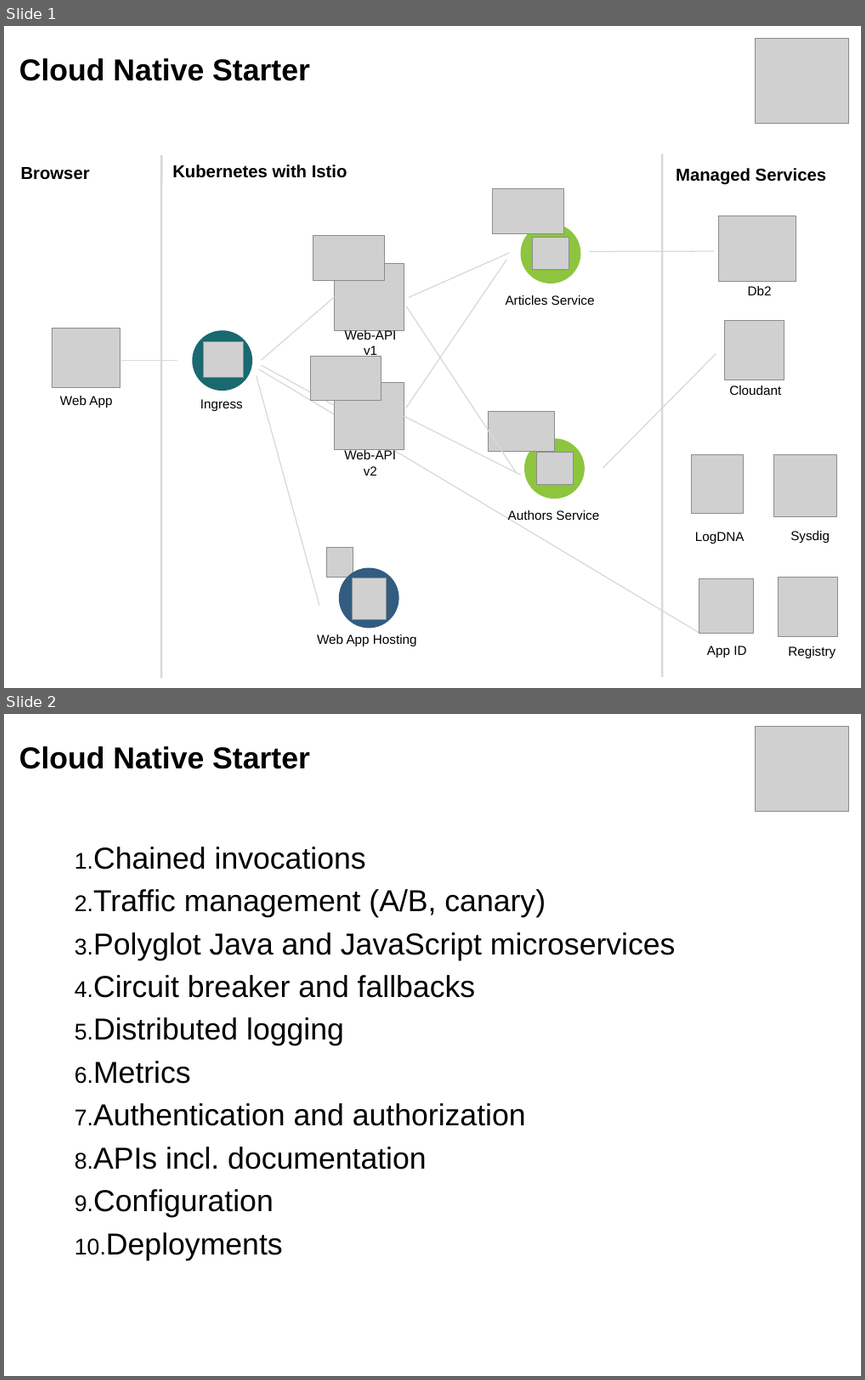
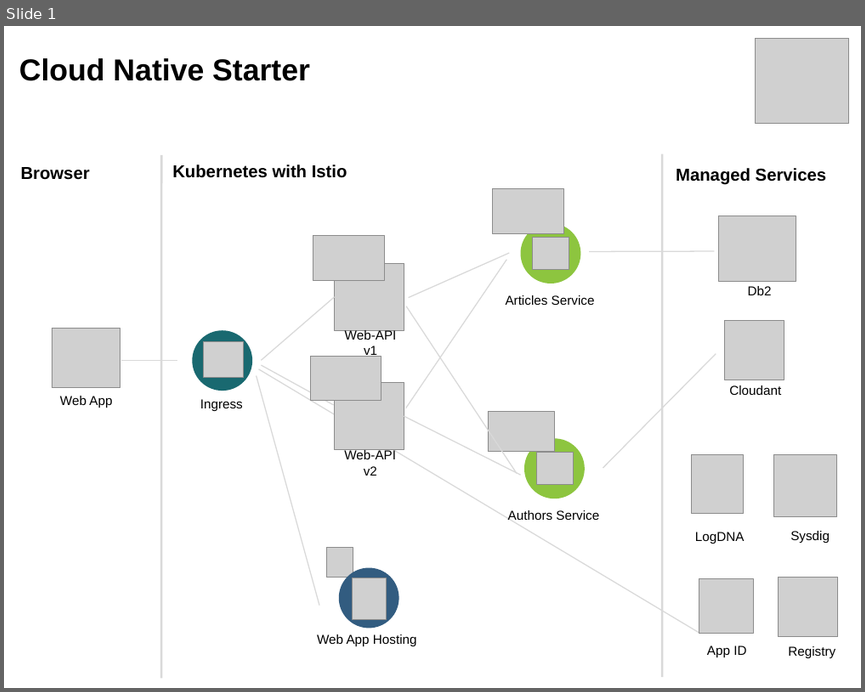
Before and after one commit to IBM/cloud-native-starter, a slide deck: cloud-native-starter.pptx. Shown one above the other, each under a label of ours: slides 1 and 2 before the commit, slide 1 after it. The pictures are 865x1380 and 865x692 pixels, drawn with LibreOffice and Linux fonts; fonts in the diff are those of the drawing; grey boxes stand for pictures. Boxes give left, top, right and bottom in pixels: in the first picture for what was removed or moved away, otherwise in the second. Text is boxed around its words. In the diff, an @@ line names an element or a change of style, - is before the commit and + after.

```diff
--- a/cloud-native-starter.pptx
+++ b/cloud-native-starter.pptx
@@ slide 2 removed at (4,714,861,1376), background #FFFFFF @@
@@ picture removed at (755,726,848,811) @@
@@ text removed at (19,746,310,769) @@
-Cloud Native Starter
@@ text removed at (93,847,676,1261) @@
-1. Chained invocations
-2. Traffic management (A/B, canary)
-3. Polyglot Java and JavaScript microservices
-4. Circuit breaker and fallbacks
-5. Distributed logging
-6. Metrics
-7. Authentication and authorization
-8. APIs incl. documentation
-9. Configuration
-10. Deployments
```
Also in this commit, not shown: 1 slide added, 2 other files.
